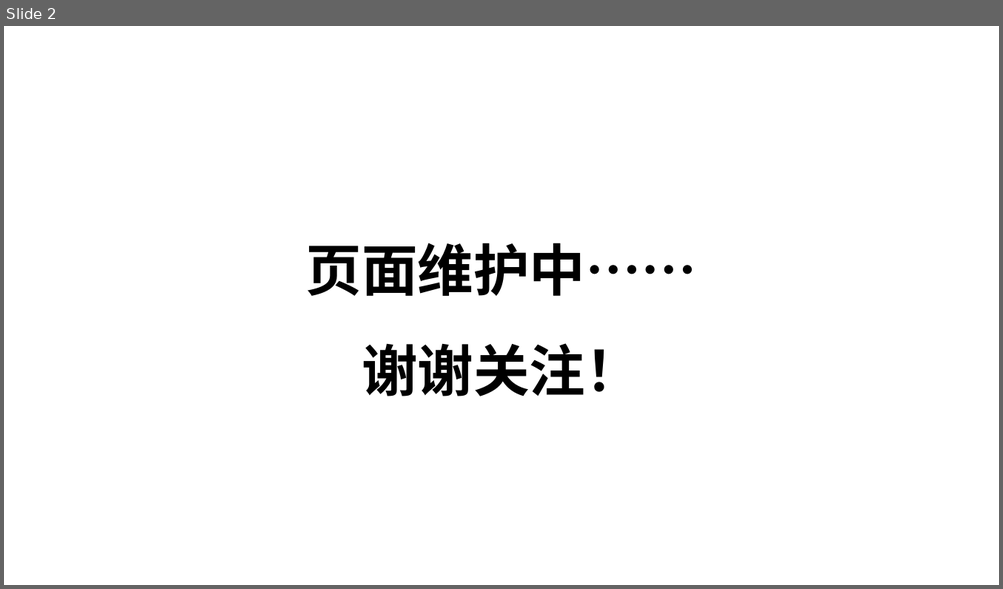
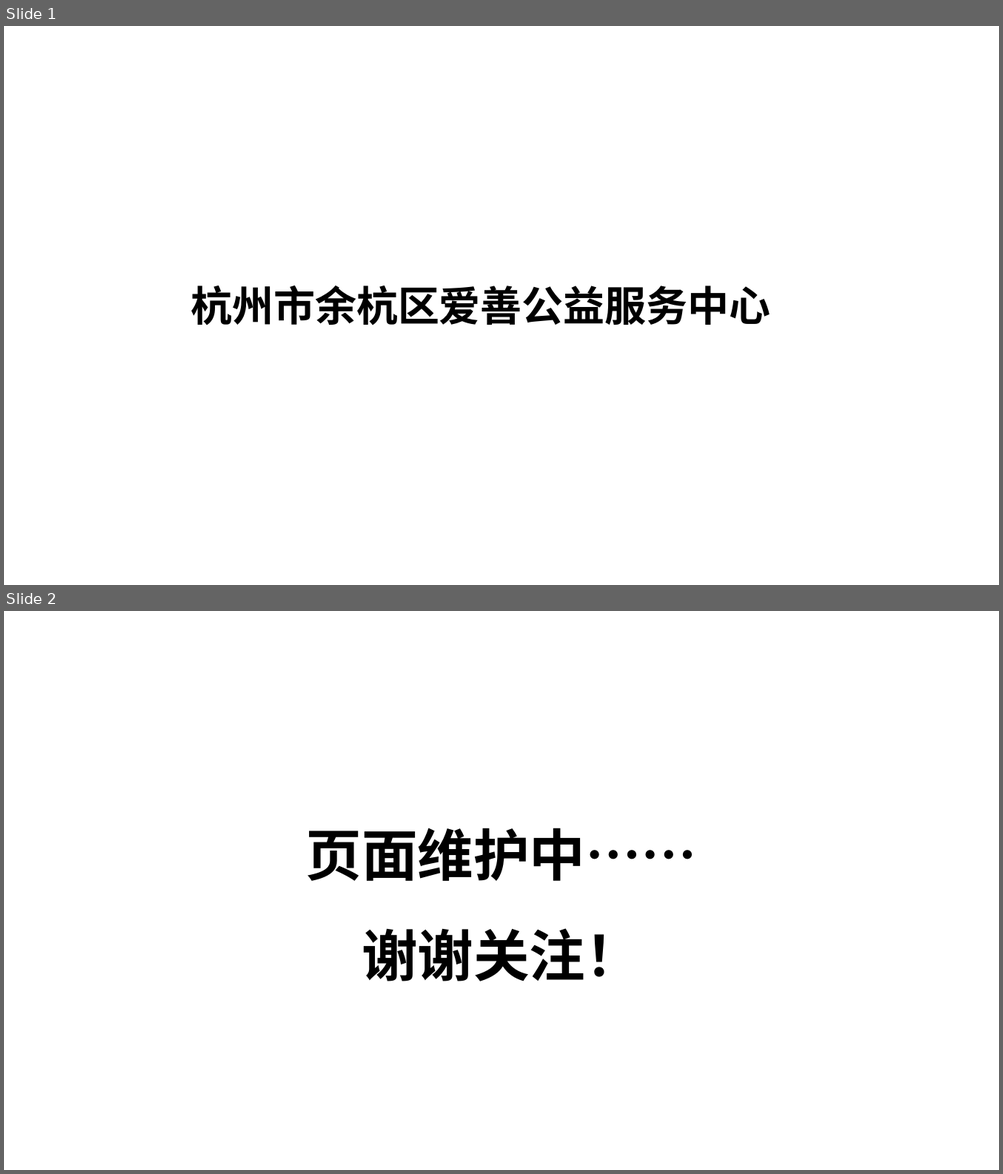
Before and after one commit to yuhangaishan/gongshuxinchao.github.io, a slide deck: text.pptx. Shown one above the other, each under a label of ours: slide 2 before the commit, slides 1 and 2 after it. The pictures are 1003x589 and 1003x1174 pixels, drawn with LibreOffice and Linux fonts; fonts in the diff are those of the drawing. Boxes give left, top, right and bottom in pixels: in the first picture for what was removed or moved away, otherwise in the second. Text is boxed around its words. In the diff, an @@ line names an element or a change of style, - is before the commit and + after.

```diff
--- a/text.pptx
+++ b/text.pptx
@@ slide 1 added at (x1=4, y1=26, x2=999, y2=585), background #FFFFFF @@
@@ text added at (x1=190, y1=286, x2=770, y2=325), 40 pt, text #000000, bold @@
+杭州市余杭区爱善公益服务中心
```
Also in this commit, not shown: 1 slide removed, 39 other files.
